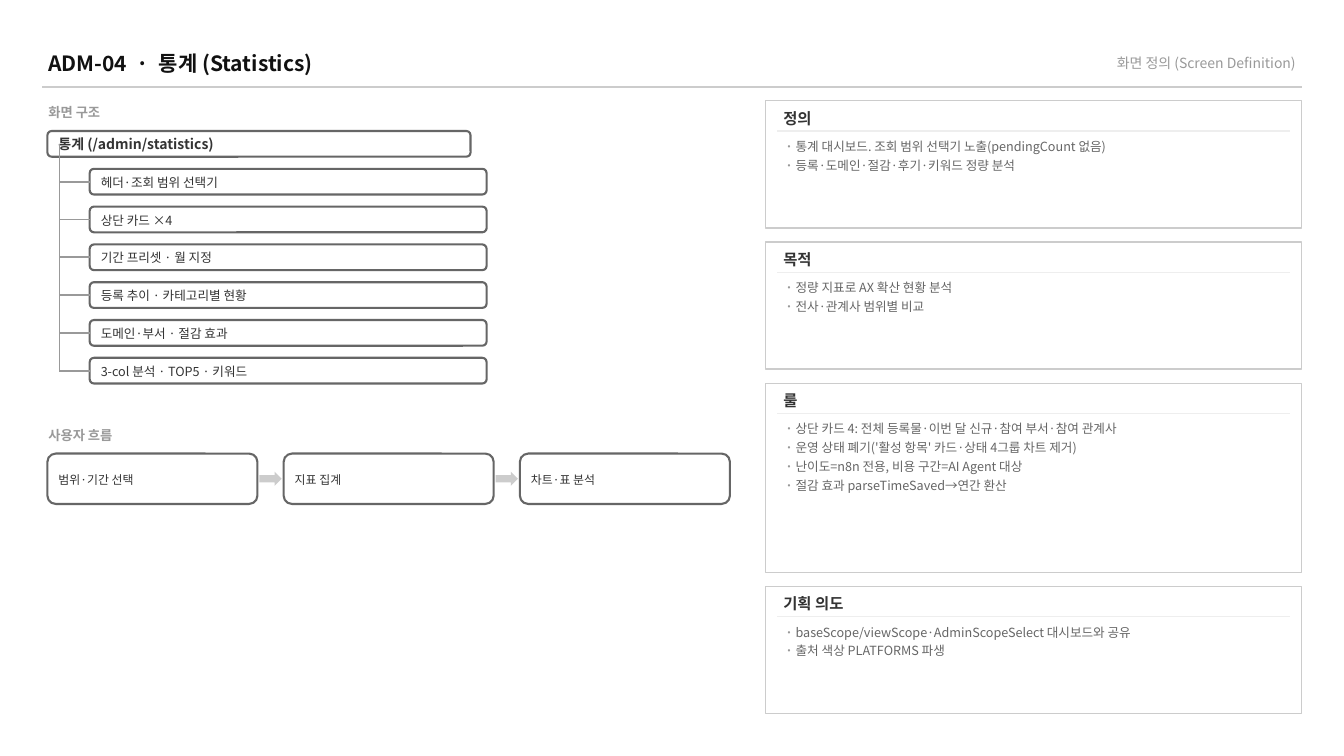
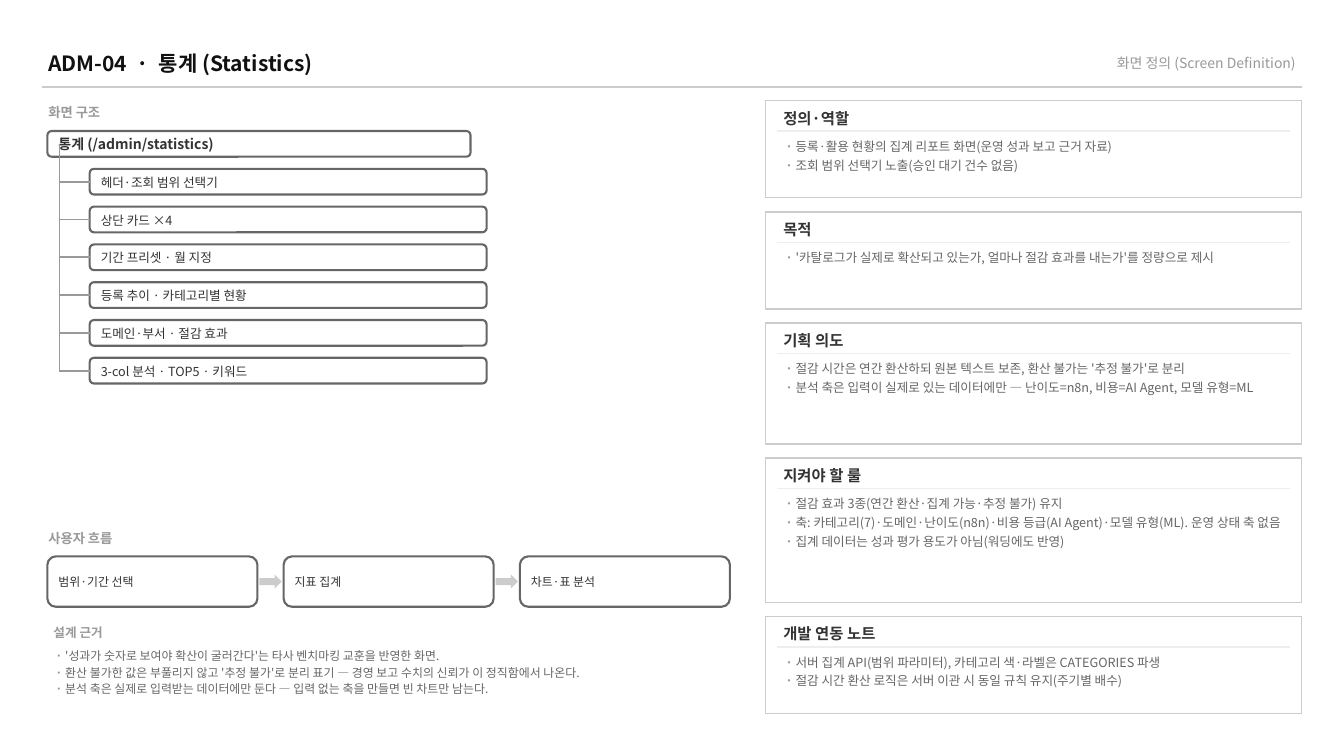
Before and after one commit to BaeNerd/Workspace, a slide deck: slide 9 of axplatform/docs/screen-specs/admin-screens.pptx. Drawn at 1344x756 pixels with LibreOffice and Linux fonts; fonts in the diff are those of the drawing. Boxes give left, top, right and bottom in pixels: in the first picture for what was removed or moved away, otherwise in the second. Text is boxed around its words. In the diff, an @@ line names an element or a change of style, - is before the commit and + after.

```diff
--- a/axplatform/docs/screen-specs/admin-screens.pptx
+++ b/axplatform/docs/screen-specs/admin-screens.pptx
@@ rectangle: place and size @@
-rectangle at <box>765,101,1302,228</box>
+rectangle at <box>765,101,1302,198</box>
@@ text at <box>783,111,849,126</box>: text changed @@
-정의
+정의·역할
@@ text at <box>796,140,1112,173</box>: text changed @@
-· 통계 대시보드. 조회 범위 선택기 노출(pendingCount 없음)
-· 등록·도메인·절감·후기·키워드 정량 분석
+· 등록·활용 현황의 집계 리포트 화면(운영 성과 보고 근거 자료)
+· 조회 범위 선택기 노출(승인 대기 건수 없음)
@@ rectangle: place and size @@
-rectangle at <box>765,242,1302,369</box>
+rectangle at <box>765,212,1302,309</box>
@@ text "목적": place and size @@
-text "목적" at <box>783,252,811,267</box>
+text "목적" at <box>783,222,811,237</box>
@@ line moved from (777, 272) - (1290, 272) to (777, 242) - (1290, 242) @@
@@ text at <box>796,251,1214,264</box>: text changed; size 11 to 9 pt; text colour #333333 to #666666; bold off @@
-룰
+· '카탈로그가 실제로 확산되고 있는가, 얼마나 절감 효과를 내는가'를 정량으로 제시
@@ text removed at <box>796,281,952,312</box> @@
-· 정량 지표로 AX 확산 현황 분석
-· 전사·관계사 범위별 비교
@@ rectangle added at <box>765,324,1302,445</box>, fill #FFFFFF, outline #CCCCCC 1 pt @@
@@ text "기획 의도": place and size @@
-text "기획 의도" at <box>783,596,843,611</box>
+text "기획 의도" at <box>783,333,843,348</box>
@@ line moved from (777, 413) - (1290, 413) to (777, 354) - (1290, 354) @@
@@ text added at <box>796,362,1253,395</box>, 9 pt, text #666666 @@
+· 절감 시간은 연간 환산하되 원본 텍스트 보존, 환산 불가는 '추정 불가'로 분리
+· 분석 축은 입력이 실제로 있는 데이터에만 — 난이도=n8n, 비용=AI Agent, 모델 유형=ML
@@ text removed at <box>796,422,1117,493</box> @@
-· 상단 카드 4: 전체 등록물·이번 달 신규·참여 부서·참여 관계사
-· 운영 상태 폐기('활성 항목' 카드·상태 4그룹 차트 제거)
-· 난이도=n8n 전용, 비용 구간=AI Agent 대상
-· 절감 효과 parseTimeSaved→연간 환산
@@ rectangle: place and size @@
-rectangle at <box>765,383,1302,573</box>
+rectangle at <box>765,458,1302,602</box>
@@ text added at <box>783,465,861,485</box>, 11 pt, text #333333, bold @@
+지켜야 할 룰
@@ line added from (777, 488) to (1290, 488), #EEEEEE 1 pt @@
@@ text added at <box>796,497,1280,548</box>, 9 pt, text #666666 @@
+· 절감 효과 3종(연간 환산·집계 가능·추정 불가) 유지
+· 축: 카테고리(7)·도메인·난이도(n8n)·비용 등급(AI Agent)·모델 유형(ML). 운영 상태 축 없음
+· 집계 데이터는 성과 평가 용도가 아님(워딩에도 반영)
@@ 4 texts, 3 rounded rectangles, 2 right arrows: place and size @@
-4 texts, 3 rounded rectangles, 2 right arrows at <box>47,429,730,504</box>
+4 texts, 3 rounded rectangles, 2 right arrows at <box>47,532,730,607</box>
@@ text added at <box>53,626,103,638</box>, 9 pt, text #999999, bold @@
+설계 근거
@@ rectangle: place and size @@
-rectangle at <box>765,587,1302,714</box>
+rectangle at <box>765,617,1302,714</box>
@@ text added at <box>783,626,875,641</box>, 11 pt, text #333333, bold @@
+개발 연동 노트
@@ text removed at <box>796,626,1131,656</box> @@
-· baseScope/viewScope·AdminScopeSelect 대시보드와 공유
-· 출처 색상 PLATFORMS 파생
@@ text added at <box>65,650,579,694</box>, 8.5 pt, text #666666 @@
+· '성과가 숫자로 보여야 확산이 굴러간다'는 타사 벤치마킹 교훈을 반영한 화면.
+· 환산 불가한 값은 부풀리지 않고 '추정 불가'로 분리 표기 — 경영 보고 수치의 신뢰가 이 정직함에서 나온다.
+· 분석 축은 실제로 입력받는 데이터에만 둔다 — 입력 없는 축을 만들면 빈 차트만 남는다.
@@ line moved from (777, 617) - (1290, 617) to (777, 647) - (1290, 647) @@
@@ text added at <box>796,656,1160,687</box>, 9 pt, text #666666 @@
+· 서버 집계 API(범위 파라미터), 카테고리 색·라벨은 CATEGORIES 파생
+· 절감 시간 환산 로직은 서버 이관 시 동일 규칙 유지(주기별 배수)
```
Also in this commit, not shown: 21 other slides changed, 6 other files.
